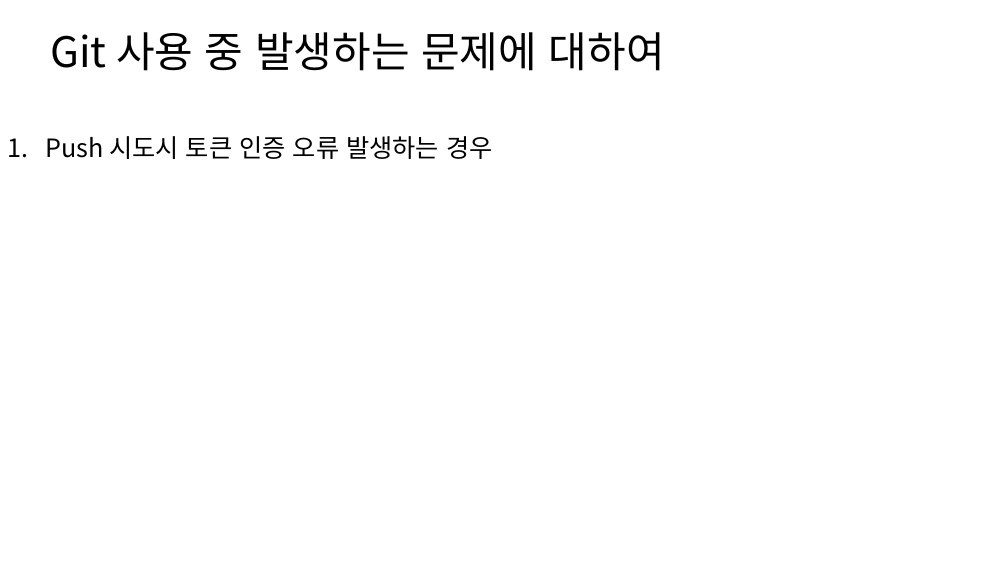
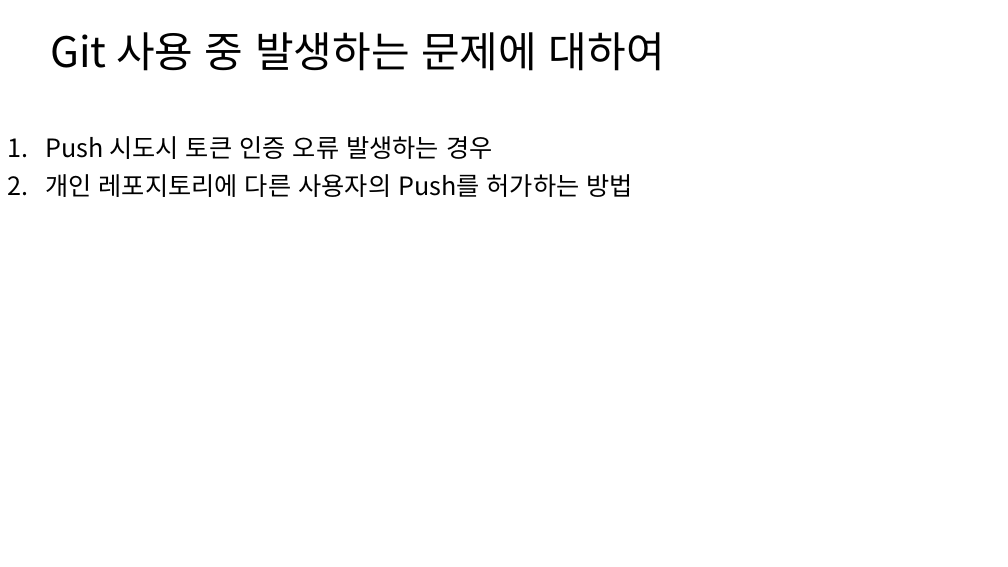
Before and after one commit to wlscks92/WTTest, a slide deck: slide 1 of Git_문제점_정리.pptx. Drawn at 1008x567 pixels with LibreOffice and Linux fonts; fonts in the diff are those of the drawing. Boxes give left, top, right and bottom in pixels: in the first picture for what was removed or moved away, otherwise in the second. Text is boxed around its words. In the diff, an @@ line names an element or a change of style, - is before the commit and + after.

Commit message:
[240423] Git_문제점_정리.pptx 업데이트
관리자 시점에서 다른 사용자에게 프로젝트의 push 권한을 주는 방법 기술

```diff
--- a/Git_문제점_정리.pptx
+++ b/Git_문제점_정리.pptx
@@ subtitle at (x1=45, y1=174, x2=633, y2=197): paragraph added @@
+2. 개인 레포지토리에 다른 사용자의 Push를 허가하는 방법
```
Also in this commit, not shown: 1 other slide changed, 2 slides added.
